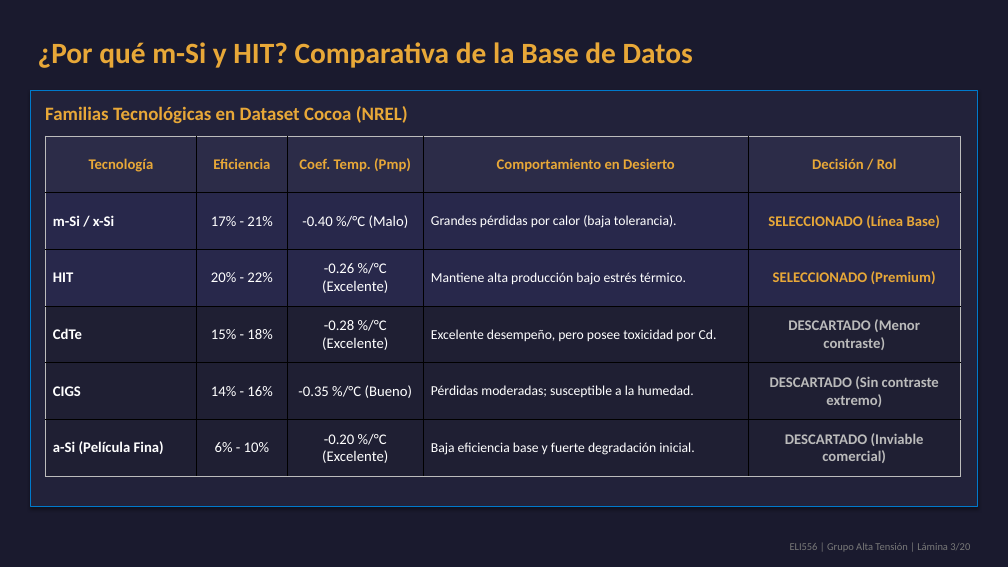
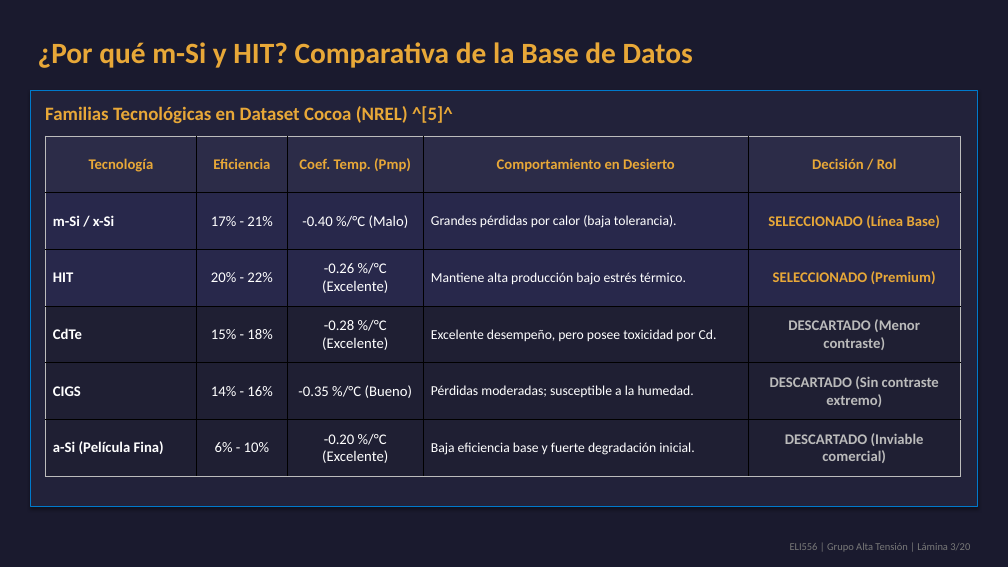
Before and after one commit to theChosen16/t2-paneles, a slide deck: slide 3 of output/Presentacion_Final_ELI556_Atacama.pptx. Drawn at 1008x567 pixels with LibreOffice and Linux fonts; fonts in the diff are those of the drawing. Boxes give left, top, right and bottom in pixels: in the first picture for what was removed or moved away, otherwise in the second. Text is boxed around its words. In the diff, an @@ line names an element or a change of style, - is before the commit and + after.

```diff
--- a/output/Presentacion_Final_ELI556_Atacama.pptx
+++ b/output/Presentacion_Final_ELI556_Atacama.pptx
@@ text at (45, 106, 453, 123): text changed @@
-Familias Tecnológicas en Dataset Cocoa (NREL)
+Familias Tecnológicas en Dataset Cocoa (NREL) ^[5]^
```
Also in this commit, not shown: 9 other slides changed, 11 other files.
